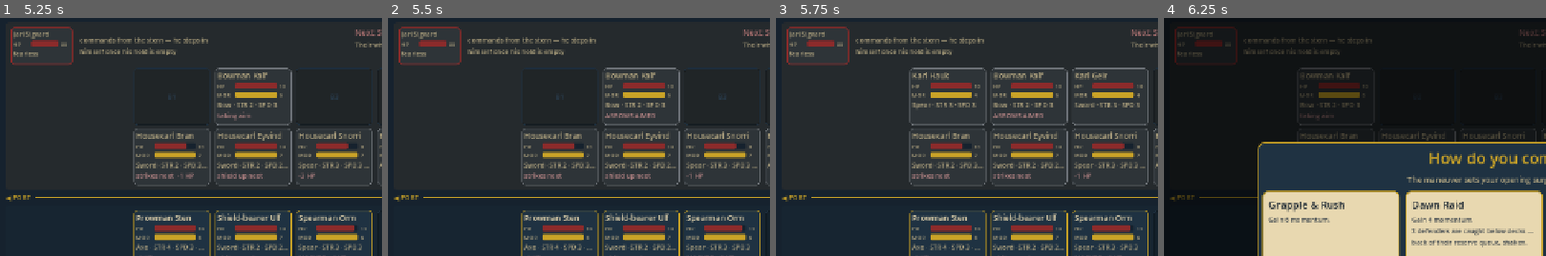
Above: before the commit, frames 1-4 (left to right).
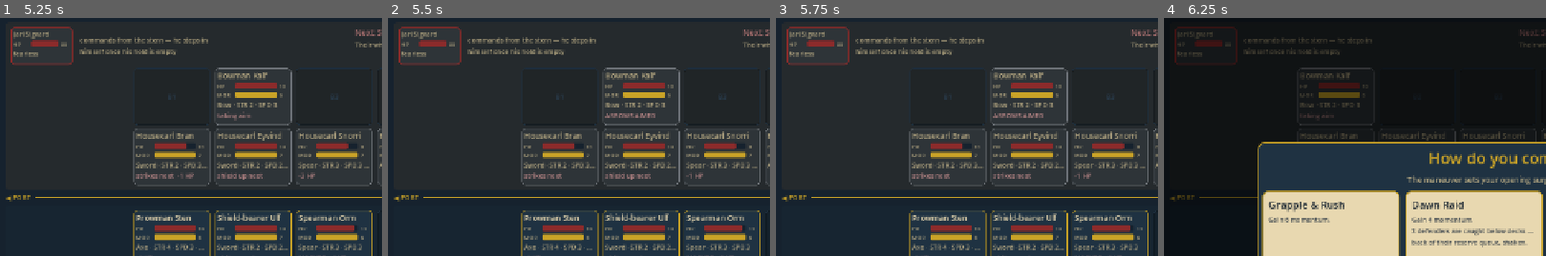
Above: after the commit, the same moments.

Repository: Tonttu84/vikingGame
Game: Godot game, scene res://src/ui/battle_ui.tscn
The game is run twice, just before and just after one commit, with the same random seed, the same clock (stepped at 60 frames per second) and the same inputs.
Inputs:
- Up to frame 1 (5.25 s): click "How it works" at 0.5 s; click "Debug" at 1.25 s; click "Board this way" at 2 s; click "End Turn — let them fight" at 2.75 s; click "How it works" at 3.5 s; click "OK" at 4.25 s; click "Debug" at 5 s
- Up to frame 2 (5.5 s): no input
- Up to frame 3 (5.75 s): no input
- Up to frame 4 (6.25 s): click "Restart battle" at 5.75 s
The pictures show only the part of the screen within x 0-50%, y 5-55%; the shares and areas given below are measured in that part.

Frames 1-2 are identical in both runs. In frame 3, 3.1% of the frame differs, in the area x 34-98%, y 20-46%; in frame 4, nothing differs.

Commit message:
The press: every column a duel, the line a verdict
Owner's rulings on docs/press-proposal.md, built. Every round, after
both sides' beats and before reinforcements, each column is judged:
the side holding it alone wins it by presence (the man facing nobody
already lost his swing; holding the column is what he contributes),
and where both stand, more BLOOD dealt into the column wins - only
what reached flesh, so a blow that died on the guard is a 0 and the
shieldman's planted shield is a full answer. Equal is no result. Blood
into a column your side does not hold wins nothing: presence first.

The bow carries a no-resolution tag (Weapon.resolves_columns): an
archer's damage never scores a column, arrows or bow-butt melee alike,
while a covered spear's reach from the second row counts like any
steel - the rule is on the weapon, never on the row.

The side with more columns has the press. The win bonus (owner's
addendum, ruled): +1 momentum for having it, +1 more per column of
margin, so the first column of advantage is worth the most and a 2-1
line pays 2 while a 4-0 sweep pays 4; at margin >= 2 every fielded man
of the losing line takes -1 morale (the morale-immune shrug). The
enemy has no momentum, so its press pays only your morale. A verdict,
never a shove: nothing moves. Ledgers reset at the player's turn.

New suite test_press (22 tests). 982 unit + 142 smoke checks green.
Sims (n=300, random bot), before -> after: skirmish 14.0% -> 25.3%
win, 12.6 -> 13.1 turns, 1.15 -> 1.46 dead in a win; veteran 26.3% ->
50.3%, 15.7 -> 16.5, 1.07 -> 1.03; empty decision points 36.8% ->
26.8% and 38.6% -> 27.0% - the second tempo engine the momentum
design lacked, feeding hands that used to sit idle. How close momentum
now rides to the cap is a retune question, as the proposal foresaw.

Co-Authored-By: Claude Fable 5.1 <noreply@anthropic.com>
Claude-Session: https://claude.ai/code/session_01H2JAiD6RboxAUKBPcpfFDW

Diff:
--- a/src/core/battle_state.gd
+++ b/src/core/battle_state.gd
@@ -32,6 +32,13 @@
 const SHIELD_AURA_BLOCK := 2
 ## How many of the mark's own turn-ends the double shot's suppression lasts.
 const SUPPRESS_TURNS := 2
+## The press (docs/press-proposal.md): the win bonus pays PRESS_WIN_MOMENTUM
+## for having the press plus PRESS_MARGIN_MOMENTUM per column of margin; the
+## losing line takes PRESS_MORALE on every fielded man at PRESS_MORALE_MARGIN.
+const PRESS_WIN_MOMENTUM := 1
+const PRESS_MARGIN_MOMENTUM := 1
+const PRESS_MORALE := 1
+const PRESS_MORALE_MARGIN := 2
 
 ## Where everyone stands (docs/lines-redesign.md): 4 columns x 2 lines per
 ## side. The slots themselves are the fielded cap; the rail bottleneck is the
@@ -87,6 +94,15 @@
 ## routs or leaves the field wastes the shot.
 var archer_marks := {}
 
+## The press ledgers: blood each side dealt INTO each column this round
+## (only what reached flesh; nothing from a no-resolution weapon). Reset at
+## the player's turn start, judged after the enemy's beats.
+var player_column_blood: Array[int] = [0, 0, 0, 0]
+var enemy_column_blood: Array[int] = [0, 0, 0, 0]
+## Last round's verdict, for the table: {"columns": [4 x -1/0/1], "player_wins",
+## "enemy_wins", "margin", "holder": "player"/"enemy"/"none", "momentum"}.
+var last_press := {}
+
 var battle_log: Array[String] = []
 
 
--- a/src/core/combat_engine.gd
+++ b/src/core/combat_engine.gd
@@ -178,6 +178,7 @@
 		state.shield_wall_active = false
 	state.war_cry_active = false
 	_raise_guard(Character.Side.PLAYER)
+	_reset_press()
 	_gain_momentum(1)
 	# A fresh hand every turn: everything not Retained is discarded, then the
 	# hand refills to size. Retained cards wait in hand and eat draw room.
@@ -210,6 +211,10 @@
 	await _fight_phase(Character.Side.ENEMY)
 	if outcome != Outcome.NONE:
 		return
+	_resolve_press()
+	if outcome != Outcome.NONE:
+		return
+	await _pace()
 	_reinforce()
 	await _pace()
 	_tick_statuses(Character.Side.ENEMY)
@@ -1055,6 +1060,7 @@
 			if attacker.is_berserker else ([] as Array[Character])
 	var dmg := _melee_damage(attacker, defender)
 	var wounded := _chew_block(attacker.weapon.kind, defender, dmg)
+	_tally_blood(attacker, defender, wounded)
 	defender.hp -= wounded
 	if wounded < dmg:
 		state.log_event("%s hits %s for %d — %d dies on the guard (%d HP left)." %
@@ -1079,6 +1085,7 @@
 		return
 	var dmg := _graze_damage(attacker, victim)
 	var wounded := _chew_block(attacker.weapon.kind, victim, dmg)
+	_tally_blood(attacker, victim, wounded)
 	victim.hp -= wounded
 	state.log_event("%s's cleave grazes %s for %d (%d HP left)." %
 			[attacker.display_name, victim.display_name, wounded, maxi(0, victim.hp)])
@@ -1118,6 +1125,7 @@
 func _snipe(attacker: Character, defender: Character) -> void:
 	var dmg := _snipe_damage(attacker, defender)
 	var wounded := _chew_block(attacker.weapon.kind, defender, dmg)
+	_tally_blood(attacker, defender, wounded)
 	defender.hp -= wounded
 	if wounded < dmg:
 		state.log_event("%s's arrow rattles off %s's guard%s." %
@@ -1485,6 +1493,99 @@
 	state.log_event("%s leaps the rail and takes the prow himself." % captain.display_name)
 
 
+# --- The press (docs/press-proposal.md) ---------------------------------------
+# Every column is a duel scored on the blood dealt into it this round; the
+# side winning more columns has the press. Judged once per round after both
+# sides' beats, before reinforcements. A verdict, never a shove.
+
+func _reset_press() -> void:
+	for col in Formation.COLUMNS:
+		state.player_column_blood[col] = 0
+		state.enemy_column_blood[col] = 0
+
+
+## Blood onto the ledger: what reached flesh, in the column the defender
+## stood in when the blow landed, unless the weapon is tagged out of the
+## press (the bow). Read before the blow lands — a dead man's column is
+## the one he died in.
+func _tally_blood(attacker: Character, defender: Character, wounded: int) -> void:
+	if wounded <= 0 or not attacker.weapon.resolves_columns:
+		return
+	var col := state.formation_of(defender.side).column_of(defender)
+	if col == -1:
+		return
+	if attacker.side == Character.Side.PLAYER:
+		state.player_column_blood[col] += wounded
+	else:
+		state.enemy_column_blood[col] += wounded
+
+
+## One column's verdict, where men stand now: +1 yours, -1 theirs, 0 none.
+## Presence comes first — a column held by one side only is that side's
+## (the man facing nobody already lost his swing; holding it is what he
+## contributes), and blood into a column you do not hold wins nothing.
+## Both present: more blood wins, equal is no result.
+func _column_verdict(col: int, player_blood: int, enemy_blood: int) -> int:
+	var yours := state.player_formation.at(Formation.FRONT, col) != null \
+			or state.player_formation.at(Formation.BACK, col) != null
+	var theirs := state.enemy_formation.at(Formation.FRONT, col) != null \
+			or state.enemy_formation.at(Formation.BACK, col) != null
+	if yours and not theirs:
+		return 1
+	if theirs and not yours:
+		return -1
+	if not yours and not theirs:
+		return 0
+	return signi(player_blood - enemy_blood)
+
+
+## The round's judgment and the win bonus (owner's ruling): the side with
+## more columns has the press; the player is paid PRESS_WIN_MOMENTUM for
+## having it plus PRESS_MARGIN_MOMENTUM per column of margin; at
+## PRESS_MORALE_MARGIN the losing line takes PRESS_MORALE on every fielded
+## man. The enemy has no momentum, so its press pays only your morale.
+func _resolve_press() -> void:
+	var columns: Array[int] = []
+	var player_wins := 0
+	var enemy_wins := 0
+	for col in Formation.COLUMNS:
+		var verdict := _column_verdict(col, state.player_column_blood[col],
+				state.enemy_column_blood[col])
+		columns.append(verdict)
+		if verdict > 0:
+			player_wins += 1
+		elif verdict < 0:
+			enemy_wins += 1
+	var margin := absi(player_wins - enemy_wins)
+	var holder := "none"
+	if player_wins > enemy_wins:
+		holder = "player"
+	elif enemy_wins > player_wins:
+		holder = "enemy"
+	var paid := 0
+	if holder == "player":
+		paid = BattleState.PRESS_WIN_MOMENTUM + margin * BattleState.PRESS_MARGIN_MOMENTUM
+		_gain_momentum(paid)
+	state.last_press = {"columns": columns, "player_wins": player_wins,
+			"enemy_wins": enemy_wins, "margin": margin, "holder": holder, "momentum": paid}
+	match holder:
+		"player":
+			state.log_event("The press is yours: %d columns to %d (+%d momentum)." %
+					[player_wins, enemy_wins, paid])
+		"enemy":
+			state.log_event("The press is theirs: %d columns to %d." % [enemy_wins, player_wins])
+		_:
+			state.log_event("The line holds even: %d columns each — no press." % player_wins)
+	if holder == "none" or margin < BattleState.PRESS_MORALE_MARGIN:
+		return
+	var losing := Character.Side.ENEMY if holder == "player" else Character.Side.PLAYER
+	for c in state.fielded(losing):
+		_deal_morale_damage(c, BattleState.PRESS_MORALE)
+	state.log_event("The %s line gives ground in its heart." %
+			("enemy" if losing == Character.Side.ENEMY else "boarding"))
+	_check_routs(losing)
+
+
 # --- Enemy tactics and reinforcements ----------------------------------------
 
 ## The telegraph for a given turn: every period-th enemy turn the captain's
--- a/src/core/weapon.gd
+++ b/src/core/weapon.gd
@@ -14,6 +14,10 @@
 var display_name: String
 var damage_bonus: int
 var kind: Weapon.Kind
+## The press tag (docs/press-proposal.md, owner's ruling): blood dealt by a
+## man carrying a weapon without this never wins a column — ranged or melee
+## alike. The bow is the one weapon tagged out; row never enters into it.
+var resolves_columns := true
 
 func _init(p_id: String = "fists", p_name: String = "Fists", p_bonus: int = 0, p_kind: Weapon.Kind = Kind.NONE) -> void:
 	id = p_id
@@ -39,4 +43,6 @@
 
 
 static func bow() -> Weapon:
-	return Weapon.new("bow", "Bow", 1, Kind.BOW)
+	var w := Weapon.new("bow", "Bow", 1, Kind.BOW)
+	w.resolves_columns = false
+	return w
--- /dev/null
+++ b/tests/test_press.gd
@@ -0,0 +1,275 @@
+extends TestCase
+## The press (docs/press-proposal.md, ruled 2026-09-05): every column is a
+## duel scored on BLOOD dealt into it this round; the side winning more
+## columns has the press. Uncontested columns go to the side present, and
+## presence comes first: blood into a column your side does not hold wins
+## nothing. Payout is the win bonus: +1 momentum for having the press, +1
+## more per column of margin, and the losing line takes -1 morale at margin
+## >= 2. Damage from a man whose weapon carries the no-resolution tag (the
+## bow) never scores a column, ranged or melee alike; row does not matter —
+## a spear's reach from the second line counts like any steel.
+
+const P := Character.Side.PLAYER
+const E := Character.Side.ENEMY
+const F := Formation.FRONT
+const B := Formation.BACK
+
+
+func _log_has(eng: CombatEngine, needle: String) -> bool:
+	for line in eng.state.battle_log:
+		if line.contains(needle):
+			return true
+	return false
+
+
+## One full round of beats, then the verdict — the shape _enemy_turn uses.
+func _round(eng: CombatEngine) -> void:
+	await eng._fight_phase(P)
+	await eng._fight_phase(E)
+	eng._resolve_press()
+
+
+## A fist-fighter (1 blood a swing) pinned on his slot so the geometry
+## stays exactly what the test built.
+func _post(side: Character.Side, id: String) -> Character:
+	var c := TestHelpers.grunt(side, id, 30, 6, 1, 3, null)
+	c.pinned = 9
+	return c
+
+
+## The player holds `margin` uncontested columns (1..3) while column 0 is a
+## fist-for-fist tie: the cleanest press of a given margin.
+func _sweep_engine(margin: int) -> CombatEngine:
+	var crew: Array[Character] = [_post(P, "anchor")]
+	for i in margin:
+		crew.append(_post(P, "p%d" % i))
+	var eng := TestHelpers.engine_for({"player_field": crew, "enemy_field": [_post(E, "foe")]})
+	return eng
+
+
+# --- The tag ------------------------------------------------------------------
+
+func test_the_bow_carries_the_no_resolution_tag() -> void:
+	assert_false(Weapon.bow().resolves_columns, "arrows kill; they do not win columns")
+	assert_true(Weapon.sword().resolves_columns, "")
+	assert_true(Weapon.spear().resolves_columns, "reach from the second row is steel like any other")
+	assert_true(Weapon.axe().resolves_columns, "")
+	assert_true(Weapon.fists().resolves_columns, "")
+
+
+# --- Column duels ---------------------------------------------------------------
+
+func test_more_blood_into_the_column_wins_it() -> void:
+	var strong := TestHelpers.grunt(P, "strong", 30, 6, 5, 3, Weapon.sword())
+	var weak := TestHelpers.grunt(E, "weak", 30, 6, 3, 3, null)
+	var eng := TestHelpers.engine_for({"player_field": [strong], "enemy_field": [weak]})
+	eng.state.momentum = 0
+	await _round(eng)
+	assert_eq(eng.state.last_press.get("holder"), "player", "7 blood against 3: the column is yours")
+	assert_eq(eng.state.last_press.get("margin"), 1, "one column to none")
+	assert_eq(eng.state.momentum, 2, "the win bonus: +1 for the press, +1 for the one column of margin")
+
+
+func test_equal_blood_is_no_result() -> void:
+	var eng := TestHelpers.engine_for({"player_field": [_post(P, "a")], "enemy_field": [_post(E, "b")]})
+	eng.state.momentum = 0
+	await _round(eng)
+	assert_eq(eng.state.last_press.get("holder"), "none", "1 against 1: nobody has the press")
+	assert_eq(eng.state.momentum, 0, "and nobody is paid")
+
+
+func test_only_blood_counts_a_blocked_hit_is_zero() -> void:
+	var hitter := TestHelpers.grunt(P, "hitter", 30, 6, 3, 3, null)
+	var wall := TestHelpers.grunt(E, "wall", 30, 6, 1, 3, null, 9)
+	var eng := TestHelpers.engine_for({"player_field": [hitter], "enemy_field": [wall]})
+	eng.state.momentum = 0
+	hitter.block = 9
+	await _round(eng)
+	assert_eq(eng.state.last_press.get("holder"), "none",
+			"both blows died on the guard: 0-0, steel-on-shield scores nothing")
+
+
+func test_a_spear_from_the_second_row_scores() -> void:
+	var spear := TestHelpers.grunt(P, "spear", 30, 6, 4, 3, Weapon.spear())
+	var foe := _post(E, "foe")
+	var eng := TestHelpers.engine_for({"player_field": [spear], "enemy_field": [foe]})
+	TestHelpers.station(eng.state.player_formation, spear, B, 0)
+	TestHelpers.cover_at(eng, P, 0)
+	await _round(eng)
+	assert_eq(eng.state.player_column_blood[0], 3 + 5,
+			"the cover man's 3 and the covered spear's 5 reach blood are both on column 0's ledger")
+
+
+func test_an_archers_blood_never_scores() -> void:
+	var bow := TestHelpers.grunt(E, "bow", 30, 6, 5, 3, Weapon.bow())
+	var pc := _post(P, "pc")
+	var eng := TestHelpers.engine_for({"player_field": [pc], "enemy_field": [bow]})
+	eng.state.momentum = 0
+	await _round(eng)
+	assert_eq(eng.state.enemy_column_blood[0], 0,
+			"uncovered, she fights hand to hand for 6 — tagged out, none of it is on the ledger")
+	assert_eq(eng.state.last_press.get("holder"), "player", "the fist's 1 blood wins the column")
+
+
+func test_the_double_shot_lands_but_scores_nothing() -> void:
+	var bow := TestHelpers.grunt(E, "bow", 30, 6, 2, 3, Weapon.bow())
+	var mark := _post(P, "mark")
+	var eng := TestHelpers.engine_for({"player_field": [mark], "enemy_field": [bow]})
+	TestHelpers.station(eng.state.enemy_formation, bow, B, 3)
+	TestHelpers.cover_at(eng, E, 3)
+	bow.beat = 1
+	eng.state.archer_marks[bow] = mark
+	await _round(eng)
+	assert_eq(mark.hp, 30 - 4, "both arrows bite")
+	assert_eq(eng.state.enemy_column_blood[0], 0, "and none of it is on the ledger")
+
+
+func test_grazes_count_in_the_column_they_land_in() -> void:
+	var berserk := TestHelpers.grunt(P, "berserk", 30, 1, 5, 4, Weapon.axe())
+	berserk.is_berserker = true
+	var second := _post(P, "second")
+	var mark := _post(E, "mark")
+	var neighbor := _post(E, "neighbor")
+	var eng := TestHelpers.engine_for({"player_field": [berserk, second],
+			"enemy_field": [mark, neighbor]})
+	await _round(eng)
+	var columns: Array = eng.state.last_press.get("columns")
+	assert_eq(columns[0], 1, "the main blow wins column 0")
+	assert_eq(eng.state.player_column_blood[1], 1 + 2,
+			"column 1: your second man's fist plus the graze that spilled there")
+	assert_eq(columns[1], 1, "3 against the neighbor's 1: the graze tipped it")
+
+
+# --- Presence --------------------------------------------------------------------
+
+func test_an_uncontested_column_is_won_by_the_side_present() -> void:
+	var lone := _post(P, "lone")
+	var foe := _post(E, "foe")
+	var eng := TestHelpers.engine_for({"player_field": [lone], "enemy_field": [foe]})
+	TestHelpers.station(eng.state.player_formation, lone, F, 3)
+	eng.state.momentum = 0
+	await _round(eng)
+	var columns: Array = eng.state.last_press.get("columns")
+	assert_eq(columns[3], 1, "nobody faces him: column 3 is his, at 0 blood")
+	assert_eq(columns[0], -1, "and column 0 is theirs the same way")
+	assert_eq(eng.state.last_press.get("holder"), "none", "one each: no press")
+
+
+func test_a_column_empty_on_both_sides_scores_nothing() -> void:
+	var a := TestHelpers.grunt(P, "a", 30, 6, 5, 3, Weapon.sword())
+	var eng := TestHelpers.engine_for({"player_field": [a], "enemy_field": [_post(E, "b")]})
+	await _round(eng)
+	var columns: Array = eng.state.last_press.get("columns")
+	assert_eq(columns[1], 0, "")
+	assert_eq(columns[2], 0, "")
+	assert_eq(columns[3], 0, "empty deck scores for nobody")
+	assert_eq(eng.state.last_press.get("margin"), 1, "only the one contested column counts")
+
+
+func test_columns_are_scored_where_men_stand_after_the_beats() -> void:
+	# The closing step moves him into column 2 with 0 blood dealt; nobody
+	# faces him there, so it is his by presence — and column 1 stays theirs.
+	var walker := TestHelpers.grunt(P, "walker", 30, 6, 3, 3, null)
+	var foe := _post(E, "foe")
+	var eng := TestHelpers.engine_for({"player_field": [walker], "enemy_field": [foe]})
+	TestHelpers.station(eng.state.player_formation, walker, F, 3)
+	TestHelpers.station(eng.state.enemy_formation, foe, F, 1)
+	await eng._fight_phase(P)
+	assert_eq(eng.state.player_formation.column_of(walker), 2, "he walks one column")
+	await eng._fight_phase(E)
+	eng._resolve_press()
+	var columns: Array = eng.state.last_press.get("columns")
+	assert_eq(columns[2], 1, "the column he arrived in is his alone")
+	assert_eq(columns[1], -1, "theirs stays theirs")
+	assert_eq(columns[3], 0, "the column he left is nobody's")
+
+
+# --- The payout ------------------------------------------------------------------
+
+func test_the_win_bonus_pays_flat_plus_margin() -> void:
+	var eng := _sweep_engine(3)
+	eng.state.momentum = 0
+	await _round(eng)
+	assert_eq(eng.state.last_press.get("margin"), 3, "three columns to none, column 0 a tie")
+	assert_eq(eng.state.momentum, 1 + 3, "+1 for the press, +1 per column of margin")
+
+
+func test_the_momentum_cap_still_holds() -> void:
+	var eng := _sweep_engine(3)
+	eng.state.momentum = BattleState.MOMENTUM_CAP - 1
+	await _round(eng)
+	assert_eq(eng.state.momentum, BattleState.MOMENTUM_CAP, "")
+
+
+func test_the_losing_line_bleeds_morale_at_margin_two() -> void:
+	var eng := _sweep_engine(2)
+	var foe: Character = eng.state.enemy_formation.fielded()[0]
+	var morale_before := foe.morale
+	await _round(eng)
+	assert_eq(foe.morale, morale_before - BattleState.PRESS_MORALE,
+			"a line giving two columns loses heart")
+
+
+func test_no_morale_leak_at_margin_one() -> void:
+	var eng := _sweep_engine(1)
+	var foe: Character = eng.state.enemy_formation.fielded()[0]
+	var morale_before := foe.morale
+	await _round(eng)
+	assert_eq(eng.state.last_press.get("margin"), 1, "")
+	assert_eq(foe.morale, morale_before, "one column is a lead, not a rout")
+
+
+func test_the_enemy_press_pays_only_morale() -> void:
+	var lone := _post(P, "lone")
+	var eng := TestHelpers.engine_for({"player_field": [lone],
+			"enemy_field": [_post(E, "e1"), _post(E, "e2"), _post(E, "e3")]})
+	eng.state.momentum = 3
+	var morale_before := lone.morale
+	await _round(eng)
+	assert_eq(eng.state.last_press.get("holder"), "enemy",
+			"column 0 ties fist for fist; columns 1 and 2 are theirs by presence")
+	assert_eq(eng.state.momentum, 3, "the enemy has no momentum to gain, and you lose none")
+	assert_eq(lone.morale, morale_before - BattleState.PRESS_MORALE, "your line gives: -1 morale")
+
+
+func test_the_morale_immune_ignore_the_press() -> void:
+	var eng := _sweep_engine(2)
+	var foe: Character = eng.state.enemy_formation.fielded()[0]
+	foe.is_berserker = true
+	var morale_before := foe.morale
+	await _round(eng)
+	assert_eq(foe.morale, morale_before, "berserkers do not care who has the press")
+
+
+# --- Round plumbing ----------------------------------------------------------------
+
+func test_blood_tallies_reset_each_player_turn() -> void:
+	var strong := TestHelpers.grunt(P, "strong", 30, 6, 5, 3, Weapon.sword())
+	var weak := TestHelpers.grunt(E, "weak", 30, 6, 1, 3, null)
+	var eng := TestHelpers.engine_for({"player_field": [strong], "enemy_field": [weak]})
+	await eng._fight_phase(P)
+	assert_eq(eng.state.player_column_blood[0], 7, "the round's blood is on the ledger")
+	eng.state.player_column_blood[0] = 99
+	await eng._player_turn()
+	assert_eq(eng.state.player_column_blood[0], 7,
+			"a fresh turn opens a fresh ledger: only this turn's 7, never 99 + 7")
+
+
+func test_the_press_resolves_before_reinforcements() -> void:
+	var strong := TestHelpers.grunt(P, "strong", 30, 6, 5, 3, Weapon.sword())
+	var weak := TestHelpers.grunt(E, "weak", 30, 6, 1, 3, null)
+	var below := TestHelpers.grunt(E, "below", 30, 6, 1, 3, null)
+	var eng := TestHelpers.engine_for({"player_field": [strong], "enemy_field": [weak],
+			"enemy_reserve": [below]})
+	await eng._fight_phase(P)
+	await eng._enemy_turn()
+	var press_at := -1
+	var reinforce_at := -1
+	for i in eng.state.battle_log.size():
+		if press_at == -1 and eng.state.battle_log[i].contains("press"):
+			press_at = i
+		if reinforce_at == -1 and eng.state.battle_log[i].contains("comes up from below"):
+			reinforce_at = i
+	assert_true(press_at != -1, "the verdict is in the saga")
+	assert_true(reinforce_at != -1, "and the reinforcement too")
+	assert_true(press_at < reinforce_at, "the press is judged before fresh men fill the gaps")
Not shown, added: tests/test_press.gd.uid
